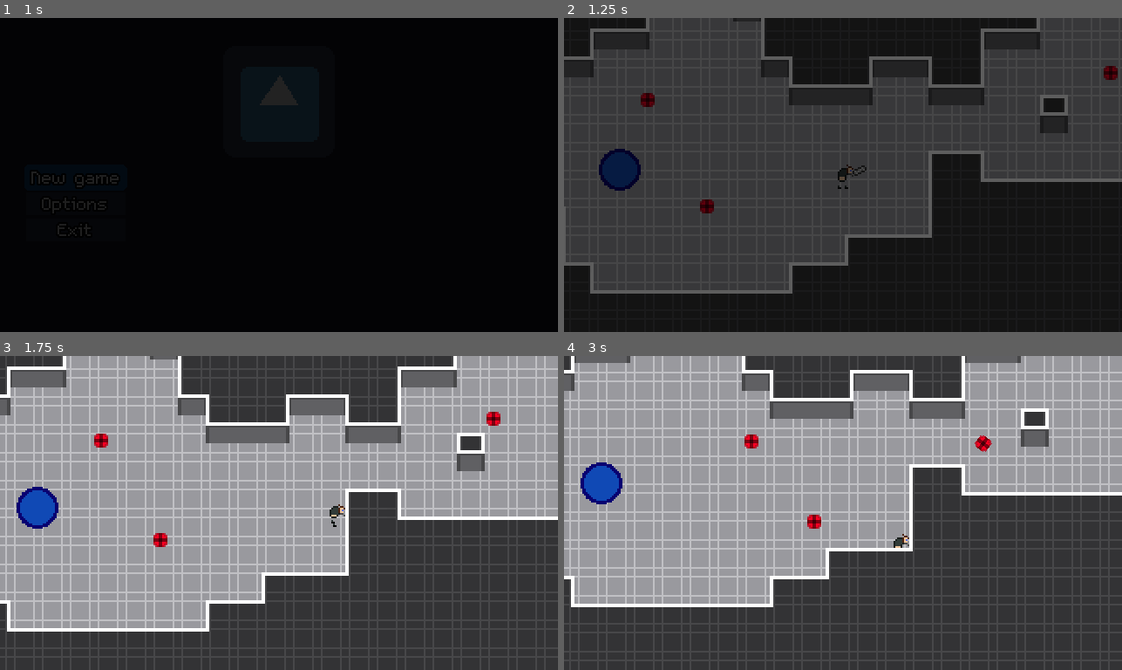
Above: before the commit, frames 1-4 (two rows, left to right).
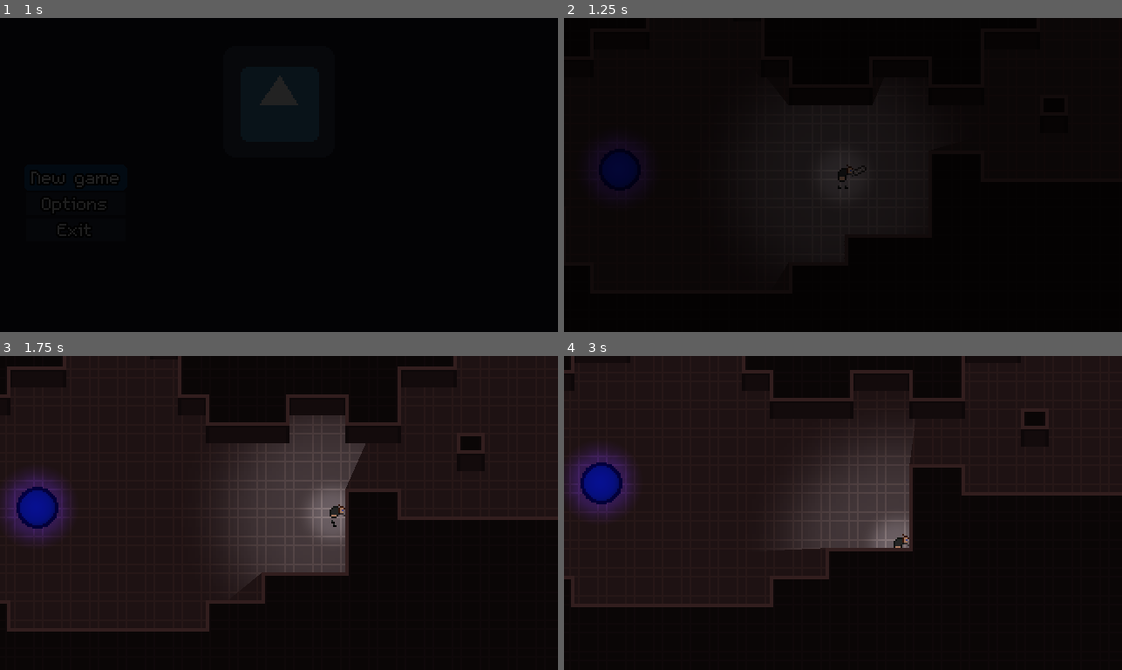
Above: after the commit, the same moments.

Repository: Evanaellio/ludumdare46
Game: Godot game, scene res://Game/Game.tscn
The game is run twice, just before and just after one commit, with the same random seed, the same clock (stepped at 60 frames per second) and the same inputs. The engine's default icon, where the game draws it, is replaced by a stand-in: a white triangle on a blue panel in a dark square.
Inputs (mouse positions are in pixels of both pictures, inside the frame that each line leads up to):
- Up to frame 1 (1 s): click "New game" at 0.5 s
- Up to frame 2 (1.25 s): no input
- Up to frame 3 (1.75 s): tap Enter at 1.25 s; move the mouse to (401, 497) at 1.27 s; hold D (Right) from 1.28 s (still down); tap Space (Attack) at 1.35 s
- Up to frame 4 (3 s): move the mouse to (731, 528) at 2.02 s; release D (Right) at 2.03 s; hold S (Down) 2.03-2.78 s; tap Space (Attack) at 2.1, 2.85 s; move the mouse to (898, 443) at 2.77 s; hold D (Right) from 2.78 s (still down)

Frame 1 is identical in both runs. In frame 2, 61% of the frame differs, in the area x 0-100%, y 0-88%; in frame 3, 100%; in frame 4, 100%, in the area x 0-100%, y 0-100%.

Commit message:
Lights + auto spawn

Diff:
--- a/Levels/TestScene.tscn
+++ b/Levels/TestScene.tscn
@@ -1,18 +1,26 @@
-[gd_scene load_steps=28 format=2]
+[gd_scene load_steps=40 format=2]
 
 [ext_resource path="res://Levels/Level.gd" type="Script" id=1]
 [ext_resource path="res://Assets/Fonts/m5x7_64.tres" type="DynamicFont" id=2]
 [ext_resource path="res://Prefabs/player/Player.tscn" type="PackedScene" id=3]
 [ext_resource path="res://Prefabs/Spawner/Spawner.tscn" type="PackedScene" id=4]
 [ext_resource path="res://Assets/Map/tileset.png" type="Texture" id=5]
-[ext_resource path="res://Prefabs/Drone/Drone.tscn" type="PackedScene" id=6]
+
+[sub_resource type="OccluderPolygon2D" id=22]
+polygon = PoolVector2Array( 0, 0, 16, 0, 16, 16, 0, 16 )
 
 [sub_resource type="ConvexPolygonShape2D" id=1]
 points = PoolVector2Array( 0, 0, 16, 0, 16, 16, 0, 16 )
 
+[sub_resource type="OccluderPolygon2D" id=23]
+polygon = PoolVector2Array( 0, 0, 16, 0, 16, 16, 0, 16 )
+
 [sub_resource type="ConvexPolygonShape2D" id=2]
 points = PoolVector2Array( 0, 0, 16, 0, 16, 16, 0, 16 )
 
+[sub_resource type="OccluderPolygon2D" id=24]
+polygon = PoolVector2Array( 0, 0, 16, 0, 16, 16, 0, 16 )
+
 [sub_resource type="ConvexPolygonShape2D" id=3]
 points = PoolVector2Array( 0, 0, 16, 0, 16, 16, 0, 16 )
 
@@ -20,6 +28,9 @@
 vertices = PoolVector2Array( 16, 0, 8, 0, 8, 10, 16, 10 )
 polygons = [ PoolIntArray( 0, 1, 2, 3 ) ]
 
+[sub_resource type="OccluderPolygon2D" id=26]
+polygon = PoolVector2Array( 8, 0, 8, 10, 16, 10, 16, 16, 0, 16, 0, 0 )
+
 [sub_resource type="ConvexPolygonShape2D" id=5]
 points = PoolVector2Array( 0, 0, 8, 0, 8, 16, 0, 16 )
 
@@ -27,6 +38,9 @@
 vertices = PoolVector2Array( 0, 0, 8, 0, 8, 10, 0, 10 )
 polygons = [ PoolIntArray( 0, 1, 2, 3 ) ]
 
+[sub_resource type="OccluderPolygon2D" id=27]
+polygon = PoolVector2Array( 8, 10, 0, 10, 0, 16, 16, 16, 16, 0, 8, 0 )
+
 [sub_resource type="ConvexPolygonShape2D" id=7]
 points = PoolVector2Array( 8, 0, 16, 0, 16, 16, 8, 16 )
 
@@ -34,6 +48,9 @@
 vertices = PoolVector2Array( 0, 0, 16, 0, 16, 16, 0, 16 )
 polygons = [ PoolIntArray( 0, 1, 2, 3 ) ]
 
+[sub_resource type="OccluderPolygon2D" id=25]
+polygon = PoolVector2Array( 0, 0, 16, 0, 16, 16, 0, 16 )
+
 [sub_resource type="ConvexPolygonShape2D" id=9]
 points = PoolVector2Array( 0, 0, 16, 0, 16, 16, 0, 16 )
 
@@ -41,10 +58,16 @@
 vertices = PoolVector2Array( 16, 10, 0, 10, 0, 0, 16, 0 )
 polygons = [ PoolIntArray( 0, 1, 2, 3 ) ]
 
+[sub_resource type="OccluderPolygon2D" id=28]
+polygon = PoolVector2Array( 16, 16, 0, 16, 0, 10, 16, 10 )
+
 [sub_resource type="NavigationPolygon" id=11]
 vertices = PoolVector2Array( 16, 16, 8, 16, 8, 0, 16, 0 )
 polygons = [ PoolIntArray( 0, 1, 2, 3 ) ]
 
+[sub_resource type="OccluderPolygon2D" id=29]
+polygon = PoolVector2Array( 0, 16, 8, 16, 8, 0, 0, 0 )
+
 [sub_resource type="ConvexPolygonShape2D" id=12]
 points = PoolVector2Array( 0, 0, 8, 0, 8, 16, 0, 16 )
 
@@ -52,6 +75,9 @@
 vertices = PoolVector2Array( 8, 16, 0, 16, 0, 0, 8, 0 )
 polygons = [ PoolIntArray( 0, 1, 2, 3 ) ]
 
+[sub_resource type="OccluderPolygon2D" id=30]
+polygon = PoolVector2Array( 16, 16, 8, 16, 8, 0, 16, 0 )
+
 [sub_resource type="ConvexPolygonShape2D" id=14]
 points = PoolVector2Array( 16, 16, 8, 16, 8, 0, 16, 0 )
 
@@ -59,12 +85,18 @@
 vertices = PoolVector2Array( 16, 16, 8, 16, 8, 0, 16, 0 )
 polygons = [ PoolIntArray( 0, 1, 2, 3 ) ]
 
+[sub_resource type="OccluderPolygon2D" id=31]
+polygon = PoolVector2Array( 0, 0, 8, 0, 8, 16, 0, 16 )
+
 [sub_resource type="ConvexPolygonShape2D" id=16]
 points = PoolVector2Array( 0, 0, 8, 0, 8, 16, 0, 16 )
 
 [sub_resource type="NavigationPolygon" id=17]
 vertices = PoolVector2Array( 8, 16, 0, 16, 0, 0, 8, 0 )
 polygons = [ PoolIntArray( 0, 1, 2, 3 ) ]
+
+[sub_resource type="OccluderPolygon2D" id=32]
+polygon = PoolVector2Array( 16, 16, 8, 16, 8, 0, 16, 0 )
 
 [sub_resource type="ConvexPolygonShape2D" id=18]
 points = PoolVector2Array( 16, 16, 8, 16, 8, 0, 16, 0 )
@@ -73,9 +105,15 @@
 vertices = PoolVector2Array( 8, 16, 8, 10, 0, 10, 0, 0, 16, 0, 16, 16 )
 polygons = [ PoolIntArray( 0, 1, 2, 3, 4, 5 ) ]
 
+[sub_resource type="OccluderPolygon2D" id=33]
+polygon = PoolVector2Array( 0, 16, 8, 16, 8, 10, 0, 10 )
+
 [sub_resource type="NavigationPolygon" id=20]
 vertices = PoolVector2Array( 8, 16, 8, 10, 16, 10, 16, 0, 0, 0, 0, 16 )
 polygons = [ PoolIntArray( 0, 1, 2, 3, 4, 5 ) ]
+
+[sub_resource type="OccluderPolygon2D" id=34]
+polygon = PoolVector2Array( 16, 16, 8, 16, 8, 10, 16, 10 )
 
 [sub_resource type="TileSet" id=21]
 1/name = "tileset.png 1"
@@ -85,6 +123,7 @@
 1/region = Rect2( 0, 0, 16, 16 )
 1/tile_mode = 0
 1/occluder_offset = Vector2( 0, 0 )
+1/occluder = SubResource( 22 )
 1/navigation_offset = Vector2( 0, 0 )
 1/shape_offset = Vector2( 0, 0 )
 1/shape_transform = Transform2D( 1, 0, 0, 1, 0, 0 )
@@ -106,6 +145,7 @@
 2/region = Rect2( 32, 0, 16, 16 )
 2/tile_mode = 0
 2/occluder_offset = Vector2( 0, 0 )
+2/occluder = SubResource( 25 )
 2/navigation_offset = Vector2( 0, 0 )
 2/shape_offset = Vector2( 0, 0 )
 2/shape_transform = Transform2D( 1, 0, 0, 1, 0, 0 )
@@ -127,6 +167,7 @@
 3/region = Rect2( 48, 0, 16, 16 )
 3/tile_mode = 0
 3/occluder_offset = Vector2( 0, 0 )
+3/occluder = SubResource( 28 )
 3/navigation_offset = Vector2( 0, 0 )
 3/navigation = SubResource( 10 )
 3/shape_offset = Vector2( 0, 0 )
@@ -142,6 +183,7 @@
 4/region = Rect2( 32, 16, 16, 16 )
 4/tile_mode = 0
 4/occluder_offset = Vector2( 0, 0 )
+4/occluder = SubResource( 29 )
 4/navigation_offset = Vector2( 0, 0 )
 4/navigation = SubResource( 11 )
 4/shape_offset = Vector2( 0, 0 )
@@ -164,6 +206,7 @@
 5/region = Rect2( 48, 16, 16, 16 )
 5/tile_mode = 0
 5/occluder_offset = Vector2( 0, 0 )
+5/occluder = SubResource( 30 )
 5/navigation_offset = Vector2( 0, 0 )
 5/navigation = SubResource( 13 )
 5/shape_offset = Vector2( 0, 0 )
@@ -186,6 +229,7 @@
 6/region = Rect2( 32, 32, 16, 16 )
 6/tile_mode = 0
 6/occluder_offset = Vector2( 0, 0 )
+6/occluder = SubResource( 31 )
 6/navigation_offset = Vector2( 0, 0 )
 6/navigation = SubResource( 15 )
 6/shape_offset = Vector2( 0, 0 )
@@ -208,6 +252,7 @@
 7/region = Rect2( 48, 32, 16, 16 )
 7/tile_mode = 0
 7/occluder_offset = Vector2( 0, 0 )
+7/occluder = SubResource( 32 )
 7/navigation_offset = Vector2( 0, 0 )
 7/navigation = SubResource( 17 )
 7/shape_offset = Vector2( 0, 0 )
@@ -230,6 +275,7 @@
 8/region = Rect2( 32, 48, 16, 16 )
 8/tile_mode = 0
 8/occluder_offset = Vector2( 0, 0 )
+8/occluder = SubResource( 33 )
 8/navigation_offset = Vector2( 0, 0 )
 8/navigation = SubResource( 19 )
 8/shape_offset = Vector2( 0, 0 )
@@ -245,6 +291,7 @@
 9/region = Rect2( 48, 48, 16, 16 )
 9/tile_mode = 0
 9/occluder_offset = Vector2( 0, 0 )
+9/occluder = SubResource( 34 )
 9/navigation_offset = Vector2( 0, 0 )
 9/navigation = SubResource( 20 )
 9/shape_offset = Vector2( 0, 0 )
@@ -260,6 +307,7 @@
 10/region = Rect2( 64, 0, 16, 16 )
 10/tile_mode = 0
 10/occluder_offset = Vector2( 0, 0 )
+10/occluder = SubResource( 23 )
 10/navigation_offset = Vector2( 0, 0 )
 10/shape_offset = Vector2( 0, 0 )
 10/shape_transform = Transform2D( 1, 0, 0, 1, 0, 0 )
@@ -281,6 +329,7 @@
 11/region = Rect2( 80, 0, 16, 16 )
 11/tile_mode = 0
 11/occluder_offset = Vector2( 0, 0 )
+11/occluder = SubResource( 24 )
 11/navigation_offset = Vector2( 0, 0 )
 11/shape_offset = Vector2( 0, 0 )
 11/shape_transform = Transform2D( 1, 0, 0, 1, 0, 0 )
@@ -302,6 +351,7 @@
 12/region = Rect2( 64, 16, 16, 16 )
 12/tile_mode = 0
 12/occluder_offset = Vector2( 0, 0 )
+12/occluder = SubResource( 26 )
 12/navigation_offset = Vector2( 0, 0 )
 12/navigation = SubResource( 4 )
 12/shape_offset = Vector2( 0, 0 )
@@ -324,6 +374,7 @@
 13/region = Rect2( 80, 16, 16, 16 )
 13/tile_mode = 0
 13/occluder_offset = Vector2( 0, 0 )
+13/occluder = SubResource( 27 )
 13/navigation_offset = Vector2( 0, 0 )
 13/navigation = SubResource( 6 )
 13/shape_offset = Vector2( 0, 0 )
@@ -397,18 +448,9 @@
 [node name="Node2D" parent="." instance=ExtResource( 4 )]
 position = Vector2( 446.012, 222.967 )
 
-[node name="Node2D" parent="Node2D" instance=ExtResource( 4 )]
-position = Vector2( -326.536, 85.8897 )
-
-[node name="Node2D2" parent="." instance=ExtResource( 6 )]
-position = Vector2( 129.652, 268.172 )
-
-[node name="Node2D3" parent="." instance=ExtResource( 6 )]
-position = Vector2( 163.813, 330.535 )
-
-[node name="Node2D4" parent="." instance=ExtResource( 6 )]
-position = Vector2( 406.511, 253.078 )
-
-[node name="Node2D5" parent="." instance=ExtResource( 6 )]
-position = Vector2( 453.779, 165.294 )
+[node name="Node2D2" parent="." instance=ExtResource( 4 )]
+position = Vector2( 119.476, 308.857 )
+
+[node name="CanvasModulate" type="CanvasModulate" parent="."]
+color = Color( 0.196078, 0.117647, 0.117647, 1 )
 [connection signal="pressed" from="Button" to="." method="_on_Button_pressed"]
--- a/Prefabs/Drone/Drone.gd
+++ b/Prefabs/Drone/Drone.gd
@@ -5,7 +5,7 @@
 
 # How close the drone  must be to a point in the
 # path before moving on to the next one
-const POINT_RADIUS = 5
+const POINT_RADIUS = 10
 
 # Path that the drone must follow - undefined by default
 var path
@@ -15,16 +15,12 @@
 
 # Called when the node enters the scene tree for the first time.
 func _ready():
-
-	pass # Replace with function body.
+	chooseTarget()
+	_calculate_new_path()
 
 
 # Performed on each step
-func _process(delta):
-
-	chooseTarget()
-
-	_calculate_new_path()
+func _process(_delta):
 
 	# Only do stuff if we have a current path
 	if path:
@@ -38,8 +34,6 @@
 
 		set_linear_velocity(direction  * MOVEMENT_SPEED)
 
-	#	print_debug(direction)
-
 		# If we have reached the point...
 		if position.distance_to(target) < POINT_RADIUS:
 
@@ -49,6 +43,9 @@
 			# If we have no points left, remove path
 			if path.size() == 0:
 				path = null
+
+			chooseTarget()
+			_calculate_new_path()
 
 func _calculate_new_path():
 
--- a/Prefabs/Drone/Drone.tscn
+++ b/Prefabs/Drone/Drone.tscn
@@ -1,7 +1,8 @@
-[gd_scene load_steps=4 format=2]
+[gd_scene load_steps=5 format=2]
 
 [ext_resource path="res://Prefabs/Drone/Drone.png" type="Texture" id=1]
 [ext_resource path="res://Prefabs/Drone/Drone.gd" type="Script" id=2]
+[ext_resource path="res://Assets/Images/light.png" type="Texture" id=3]
 
 [sub_resource type="CircleShape2D" id=1]
 radius = 3.97261
@@ -17,5 +18,11 @@
 texture = ExtResource( 1 )
 
 [node name="CollisionShape2D" type="CollisionShape2D" parent="."]
-z_index = 1
 shape = SubResource( 1 )
+
+[node name="Light2D" type="Light2D" parent="."]
+position = Vector2( -0.0580702, 0 )
+texture = ExtResource( 3 )
+texture_scale = 0.03
+color = Color( 0.721569, 0.117647, 0.0705882, 1 )
+energy = 0.9
--- /dev/null
+++ b/Prefabs/Spawner/Spawner.gd
@@ -0,0 +1,8 @@
+extends StaticBody2D
+
+var drone_prefab = load("res://Prefabs/Drone/Drone.tscn")
+
+func _on_Timer_timeout():
+	var drone_instance = drone_prefab.instance()
+	drone_instance.set_position(position)
+	get_parent().add_child(drone_instance)
--- a/Prefabs/Spawner/Spawner.tscn
+++ b/Prefabs/Spawner/Spawner.tscn
@@ -1,14 +1,27 @@
-[gd_scene load_steps=3 format=2]
+[gd_scene load_steps=5 format=2]
 
 [ext_resource path="res://Prefabs/Spawner/Spawner.png" type="Texture" id=1]
+[ext_resource path="res://Assets/Images/light.png" type="Texture" id=2]
+[ext_resource path="res://Prefabs/Spawner/Spawner.gd" type="Script" id=3]
 
 [sub_resource type="CircleShape2D" id=1]
 radius = 9.03971
 
 [node name="Spawner" type="StaticBody2D"]
+script = ExtResource( 3 )
 
 [node name="Sprite" type="Sprite" parent="."]
 texture = ExtResource( 1 )
 
 [node name="CollisionShape2D" type="CollisionShape2D" parent="."]
 shape = SubResource( 1 )
+
+[node name="Light2D" type="Light2D" parent="."]
+texture = ExtResource( 2 )
+texture_scale = 0.05
+color = Color( 0.27451, 0.0980392, 0.705882, 1 )
+
+[node name="Timer" type="Timer" parent="."]
+wait_time = 10.0
+autostart = true
+[connection signal="timeout" from="Timer" to="." method="_on_Timer_timeout"]
--- a/Prefabs/player/Player.tscn
+++ b/Prefabs/player/Player.tscn
@@ -1,10 +1,11 @@
-[gd_scene load_steps=7 format=2]
+[gd_scene load_steps=8 format=2]
 
 [ext_resource path="res://Prefabs/player/Player.gd" type="Script" id=1]
 [ext_resource path="res://Prefabs/player/player.png" type="Texture" id=2]
 [ext_resource path="res://Prefabs/player/Keyboard.tscn" type="PackedScene" id=3]
+[ext_resource path="res://Assets/Images/spot.png" type="Texture" id=4]
 
-[sub_resource type="Animation" id=3]
+[sub_resource type="Animation" id=1]
 resource_name = "idle"
 tracks/0/type = "value"
 tracks/0/path = NodePath("HorizontalAxis/Sprite:frame")
@@ -64,3 +65,15 @@
 
 [node name="Keyboard" parent="HorizontalAxis" instance=ExtResource( 3 )]
 position = Vector2( 6.68542, 3.22939 )
+
+[node name="Light2D" type="Light2D" parent="."]
+texture = ExtResource( 4 )
+texture_scale = 2.0
+energy = 0.5
+shadow_enabled = true
+
+[node name="Light2D2" type="Light2D" parent="."]
+texture = ExtResource( 4 )
+texture_scale = 0.5
+energy = 0.5
+shadow_enabled = true
Binary file added: Assets/Images/light.png
Not shown, added: Assets/Images/light.png.import
Binary file added: Assets/Images/spot.png
Not shown, added: Assets/Images/spot.png.import
Binary file changed: Prefabs/Drone/Drone.png
Not shown: 1 places in Prefabs/player/Player.tscn that only renumber resources
